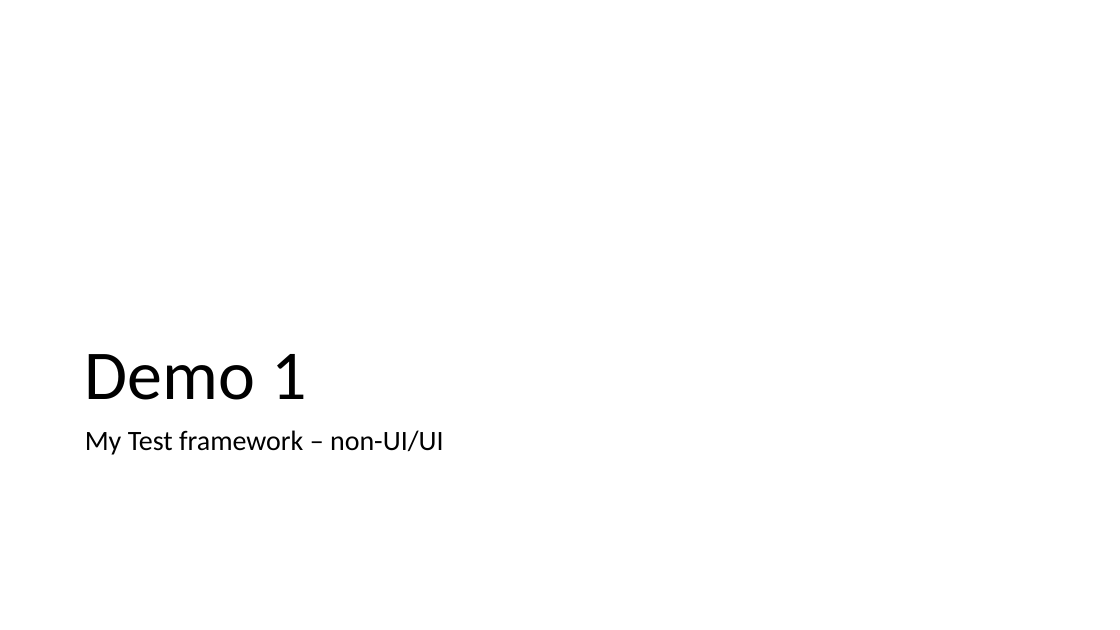
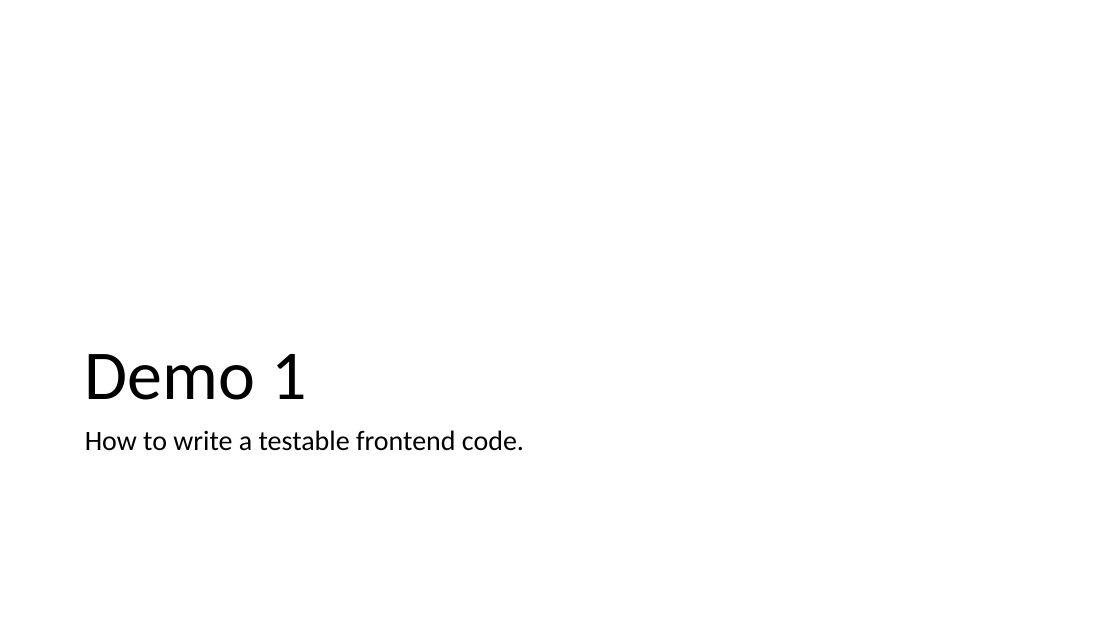
Before and after one commit to melkorCBA/testing-in-frontend, a slide deck: slide 10 of Reliable Frontends.pptx (slide 11 before the commit). Drawn at 1120x630 pixels with LibreOffice and Linux fonts; fonts in the diff are those of the drawing. Boxes give left, top, right and bottom in pixels: in the first picture for what was removed or moved away, otherwise in the second. Text is boxed around its words. In the diff, an @@ line names an element or a change of style, - is before the commit and + after.

```diff
--- a/Reliable Frontends.pptx
+++ b/Reliable Frontends.pptx
@@ text at (85, 430, 524, 451): text changed @@
-My Test framework – non-UI/UI
+How to write a testable frontend code.
```
Also in this commit, not shown: 4 other slides changed, 3 slides added, 4 slides removed, 3 other files.
